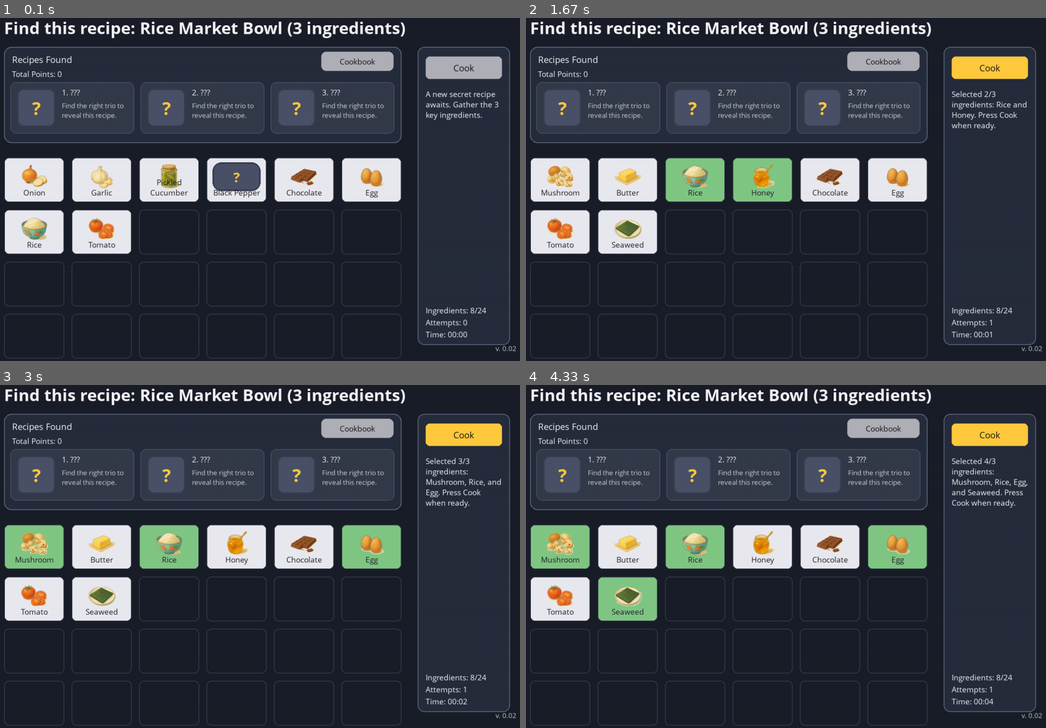
Above: before the commit, frames 1-4 (two rows, left to right).
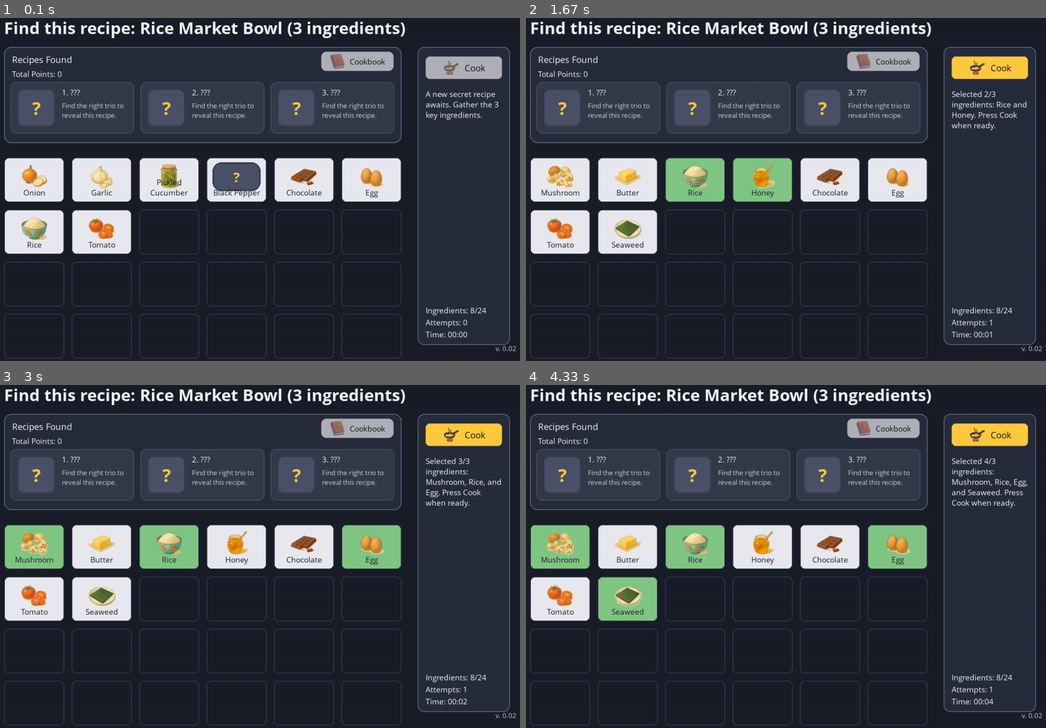
Above: after the commit, the same moments.

Repository: chrixbedardcad/FoodSimulator
Game: pygame game, started from secret_recipe_pygame.py
Same seed, same stepped clock (60 frames per second), same inputs: the game is played once before the commit and once after it.
Inputs (mouse positions are in pixels of both pictures, inside the frame that each line leads up to):
- Up to frame 1 (0.1 s): no input
- Up to frame 2 (1.67 s): click (780, 179) at 0.38 s; click "Cook" at 0.72 s; click "Honey" at 1.05 s; click "Rice" at 1.38 s
- Up to frame 3 (3 s): click (57, 539) at 1.72 s; click "Honey" at 2.55 s; click "Egg" at 2.88 s
- Up to frame 4 (4.33 s): click (598, 583) at 3.72 s

The runs differ from the first frame. In frame 1, 0.3% of the frame differs, in the area x 63-94%, y 10-17%; in frame 2, 0.3%; in frame 3, 0.3%; in frame 4, 0.3%.

Commit message:
Enhance Secret Recipe UI with audio and visuals

Diff:
--- a/secret_recipe_pygame.py
+++ b/secret_recipe_pygame.py
@@ -7,10 +7,11 @@
 """
 from __future__ import annotations
 
+import math
 import random
 import time
+from array import array
 from pathlib import Path
-import math
 from typing import Any, Dict, List, Optional, Sequence, Set, Tuple
 
 import pygame
@@ -53,6 +54,7 @@
 RECIPE_IMAGE_MAX_SIZE = (96, 96)
 INGREDIENT_ICON_DIR = Path(__file__).resolve().parent / "Ingredients"
 RECIPE_ICON_DIR = Path(__file__).resolve().parent / "recipes"
+BUTTON_ICON_DIR = Path(__file__).resolve().parent / "icons"
 
 
 class PygameSecretRecipeGame:
@@ -69,6 +71,14 @@
         self.font_medium = pygame.font.SysFont("Segoe UI", 24)
         self.font_small = pygame.font.SysFont("Segoe UI", 20)
         self.font_xsmall = pygame.font.SysFont("Segoe UI", 18)
+
+        self.sounds_enabled = False
+        try:
+            if not pygame.mixer.get_init():
+                pygame.mixer.init()
+            self.sounds_enabled = pygame.mixer.get_init() is not None
+        except pygame.error:
+            self.sounds_enabled = False
 
         self.data = GameData.from_json()
         self.rng = random.Random()
@@ -134,6 +144,18 @@
             RECIPE_IMAGE_MAX_SIZE, border_radius=18
         )
 
+        self.click_sound = self._build_tone(880.0, 90, volume=0.3) if self.sounds_enabled else None
+        self.cook_sound = self._build_tone(420.0, 260, volume=0.4) if self.sounds_enabled else None
+
+        (
+            self.cook_icon_enabled,
+            self.cook_icon_disabled,
+        ) = self._load_button_icon_pair("cook.png", (44, 44))
+        (
+            self.cookbook_icon_enabled,
+            self.cookbook_icon_disabled,
+        ) = self._load_button_icon_pair("cookbook.png", (40, 40))
+
         self.cookbook_button_rect: Optional[pygame.Rect] = None
         self.active_card_rows = 0
 
@@ -407,6 +429,7 @@
         if self.waiting_for_next_round:
             return
         if self.cook_button.collidepoint(position) and self.hand_active:
+            self._play_sound(self.cook_sound)
             self._cook_selected()
             return
         if not self.hand_active:
@@ -417,6 +440,7 @@
                     self.selected_indices.remove(index)
                 else:
                     self.selected_indices.add(index)
+                self._play_sound(self.click_sound)
                 self._update_status_message()
                 break
 
@@ -490,6 +514,77 @@
             surface = pygame.transform.smoothscale(surface, new_size)
         return surface
 
+    def _build_tone(
+        self,
+        frequency: float,
+        duration_ms: int,
+        *,
+        volume: float = 0.5,
+    ) -> Optional[pygame.mixer.Sound]:
+        init_info = pygame.mixer.get_init()
+        if not init_info:
+            return None
+        sample_rate, sample_size, channels = init_info
+        if abs(sample_size) != 16:
+            return None
+
+        total_samples = max(1, int(sample_rate * (duration_ms / 1000.0)))
+        amplitude = (2**15) - 1
+        waveform: List[int] = []
+        for index in range(total_samples):
+            theta = 2.0 * math.pi * frequency * (index / sample_rate)
+            sample_value = int(amplitude * math.sin(theta))
+            if sample_size > 0:
+                sample_value += amplitude
+            waveform.append(sample_value)
+
+        mono_samples = array("h", waveform)
+        if channels == 2:
+            stereo_samples = array("h")
+            for value in mono_samples:
+                stereo_samples.append(value)
+                stereo_samples.append(value)
+            buffer = stereo_samples.tobytes()
+        else:
+            buffer = mono_samples.tobytes()
+
+        try:
+            sound = pygame.mixer.Sound(buffer=buffer)
+        except pygame.error:
+            return None
+        sound.set_volume(max(0.0, min(volume, 1.0)))
+        return sound
+
+    def _load_button_icon(self, filename: str, max_size: Tuple[int, int]) -> Optional[pygame.Surface]:
+        path = BUTTON_ICON_DIR / filename
+        if not path.exists():
+            return None
+        try:
+            surface = pygame.image.load(str(path)).convert_alpha()
+        except pygame.error:
+            return None
+        return self._scale_surface(surface, max_size)
+
+    def _load_button_icon_pair(
+        self, filename: str, max_size: Tuple[int, int]
+    ) -> Tuple[Optional[pygame.Surface], Optional[pygame.Surface]]:
+        icon = self._load_button_icon(filename, max_size)
+        if icon is None:
+            return None, None
+        disabled = icon.copy()
+        disabled.fill((180, 180, 180, 255), special_flags=pygame.BLEND_RGBA_MULT)
+        disabled.set_alpha(150)
+        return icon, disabled
+
+    @staticmethod
+    def _play_sound(sound: Optional[pygame.mixer.Sound]) -> None:
+        if not sound:
+            return
+        try:
+            sound.play()
+        except pygame.error:
+            pass
+
     @staticmethod
     def _scale_surface(surface: pygame.Surface, max_size: Tuple[int, int]) -> pygame.Surface:
         width, height = surface.get_size()
@@ -633,10 +728,30 @@
             border_radius=16,
         )
 
-        cook_color = ACCENT_COLOR if self.hand_active and self.selected_indices else CARD_DISABLED_COLOR
+        cook_enabled = bool(self.hand_active and self.selected_indices)
+        cook_color = ACCENT_COLOR if cook_enabled else CARD_DISABLED_COLOR
         pygame.draw.rect(self.screen, cook_color, self.cook_button, border_radius=10)
+
         label = self.font_medium.render("Cook", True, (20, 20, 20))
-        self.screen.blit(label, label.get_rect(center=self.cook_button.center))
+        icon_surface = (
+            self.cook_icon_enabled
+            if cook_enabled
+            else self.cook_icon_disabled or self.cook_icon_enabled
+        )
+        content_width = label.get_width()
+        if icon_surface:
+            content_width += icon_surface.get_width() + 12
+        start_x = self.cook_button.centerx - content_width // 2
+        if icon_surface:
+            icon_rect = icon_surface.get_rect()
+            icon_rect.centery = self.cook_button.centery
+            icon_rect.x = start_x
+            self.screen.blit(icon_surface, icon_rect)
+            start_x = icon_rect.right + 12
+        label_rect = label.get_rect()
+        label_rect.centery = self.cook_button.centery
+        label_rect.x = start_x
+        self.screen.blit(label, label_rect)
 
         status_top = self.cook_button.bottom + 24
         status_rect = pygame.Rect(
@@ -697,7 +812,25 @@
         button_color = ACCENT_COLOR if has_cookbook else CARD_DISABLED_COLOR
         pygame.draw.rect(self.screen, button_color, button_rect, border_radius=12)
         cookbook_label = self.font_small.render("Cookbook", True, (20, 20, 20))
-        self.screen.blit(cookbook_label, cookbook_label.get_rect(center=button_rect.center))
+        cookbook_icon = (
+            self.cookbook_icon_enabled
+            if has_cookbook
+            else self.cookbook_icon_disabled or self.cookbook_icon_enabled
+        )
+        content_width = cookbook_label.get_width()
+        if cookbook_icon:
+            content_width += cookbook_icon.get_width() + 10
+        start_x = button_rect.centerx - content_width // 2
+        if cookbook_icon:
+            icon_rect = cookbook_icon.get_rect()
+            icon_rect.centery = button_rect.centery
+            icon_rect.x = start_x
+            self.screen.blit(cookbook_icon, icon_rect)
+            start_x = icon_rect.right + 10
+        label_rect = cookbook_label.get_rect()
+        label_rect.centery = button_rect.centery
+        label_rect.x = start_x
+        self.screen.blit(cookbook_label, label_rect)
 
         info_y = panel_rect.y + title_surface.get_height() + 24
         points_surface = self.font_small.render(
@@ -840,41 +973,140 @@
         )
 
         line_y = content_rect.y
-        line_height = self.font_small.get_linesize()
+        ingredient_tile_size = (48, 48)
+        icon_spacing = 12
+        content_height_limit = content_rect.bottom
         for summary in self.round_summaries:
             header = self.font_medium.render(
                 f"Round {summary['round']} - {summary['total_points']} points", True, TEXT_COLOR
             )
             self.screen.blit(header, (content_rect.x, line_y))
-            line_y += self.font_medium.get_linesize()
+            line_y += self.font_medium.get_linesize() + 10
 
             for entry in summary["recipes"]:
                 recipe: Recipe = entry["recipe"]
                 recipe_name = recipe.display_name or recipe.name
-                recipe_header = self.font_small.render(
+                recipe_icon = self._scale_surface(
+                    self._recipe_image_surface(recipe),
+                    (min(96, ingredient_tile_size[0] * 2), min(96, ingredient_tile_size[1] * 2)),
+                )
+                recipe_icon_width, recipe_icon_height = recipe_icon.get_size()
+                text_area_width = content_rect.width - recipe_icon_width - 56
+                ingredient_names = [self._display_name(name) for name in recipe.trio]
+                ingredient_text = ", ".join(ingredient_names)
+                text_width_estimate = max(40, text_area_width)
+                ingredient_lines = self._wrap_text(
+                    ingredient_text, self.font_xsmall, max(60, text_width_estimate)
+                )
+                if ingredient_names:
+                    available_width = max(ingredient_tile_size[0], text_width_estimate)
+                    icons_per_row = max(
+                        1,
+                        (available_width + icon_spacing)
+                        // (ingredient_tile_size[0] + icon_spacing),
+                    )
+                    icon_rows = math.ceil(len(ingredient_names) / icons_per_row)
+                    icons_height = (
+                        icon_rows * ingredient_tile_size[1]
+                        + max(0, icon_rows - 1) * icon_spacing
+                    )
+                else:
+                    icons_height = 0
+                detail_text_height = len(ingredient_lines) * self.font_xsmall.get_linesize()
+                block_height = max(
+                    recipe_icon_height + 32,
+                    16
+                    + self.font_small.get_linesize()
+                    + (12 if icons_height else 0)
+                    + icons_height
+                    + (8 if ingredient_lines else 0)
+                    + detail_text_height
+                    + 16,
+                )
+                block_rect = pygame.Rect(content_rect.x, line_y, content_rect.width, block_height)
+                if block_rect.bottom > content_height_limit:
+                    line_y = content_height_limit
+                    break
+
+                pygame.draw.rect(
+                    self.screen,
+                    (58, 66, 84),
+                    block_rect,
+                    border_radius=14,
+                )
+                pygame.draw.rect(
+                    self.screen,
+                    SUMMARY_ENTRY_BORDER_COLOR,
+                    block_rect,
+                    width=1,
+                    border_radius=14,
+                )
+
+                icon_rect = recipe_icon.get_rect()
+                icon_rect.left = block_rect.x + 16
+                icon_rect.centery = block_rect.centery
+                self.screen.blit(recipe_icon, icon_rect)
+
+                text_x = icon_rect.right + 20
+                text_width = max(40, block_rect.right - text_x - 20)
+                header_surface = self.font_small.render(
                     f"• {recipe_name} (+{entry['points']} pts)", True, TEXT_COLOR
                 )
-                self.screen.blit(recipe_header, (content_rect.x + 10, line_y))
-                line_y += line_height
-
-                ingredients_text = ", ".join(entry["ingredients"])
-                ingredient_lines = self._wrap_text(
-                    ingredients_text, self.font_xsmall, content_rect.width - 40
-                )
-                for ingredient_line in ingredient_lines:
-                    line_surface = self.font_xsmall.render(
-                        ingredient_line, True, TEXT_MUTED_COLOR
+                header_rect = header_surface.get_rect()
+                header_rect.topleft = (text_x, block_rect.y + 16)
+                if header_rect.width > text_width:
+                    header_surface = self.font_xsmall.render(
+                        f"• {recipe_name} (+{entry['points']} pts)", True, TEXT_COLOR
                     )
-                    self.screen.blit(
-                        line_surface,
-                        (content_rect.x + 36, line_y),
+                    header_rect = header_surface.get_rect()
+                    header_rect.topleft = (text_x, block_rect.y + 16)
+                self.screen.blit(header_surface, header_rect)
+
+                icon_start_y = header_rect.bottom + (12 if icons_height else 0)
+                icon_y = icon_start_y
+                icon_x = text_x
+                items_in_row = 0
+                for ingredient_name in ingredient_names:
+                    ingredient_surface = self._scale_surface(
+                        self._ingredient_image_surface(ingredient_name),
+                        ingredient_tile_size,
                     )
-                    line_y += self.font_xsmall.get_linesize()
-                line_y += 6
-
-            line_y += 12
-            if line_y > content_rect.bottom - line_height:
+                    if (
+                        items_in_row
+                        and icon_x + ingredient_tile_size[0] > text_x + text_width
+                    ):
+                        icon_x = text_x
+                        icon_y += ingredient_tile_size[1] + icon_spacing
+                        items_in_row = 0
+                    tile_rect = pygame.Rect(
+                        icon_x,
+                        icon_y,
+                        ingredient_tile_size[0],
+                        ingredient_tile_size[1],
+                    )
+                    pygame.draw.rect(
+                        self.screen,
+                        CARD_COLOR,
+                        tile_rect,
+                        border_radius=10,
+                    )
+                    image_rect = ingredient_surface.get_rect(center=tile_rect.center)
+                    self.screen.blit(ingredient_surface, image_rect)
+                    icon_x += ingredient_tile_size[0] + icon_spacing
+                    items_in_row += 1
+
+                detail_y = icon_start_y + (icons_height + 8 if icons_height else 0)
+                for line in ingredient_lines:
+                    line_surface = self.font_xsmall.render(line, True, TEXT_MUTED_COLOR)
+                    self.screen.blit(line_surface, (text_x, detail_y))
+                    detail_y += self.font_xsmall.get_linesize()
+
+                line_y += block_height + 16
+
+            if line_y >= content_height_limit:
                 break
+
+            line_y += 8
 
         footer = self.font_small.render(
             "Click anywhere to close the cookbook", True, TEXT_COLOR
